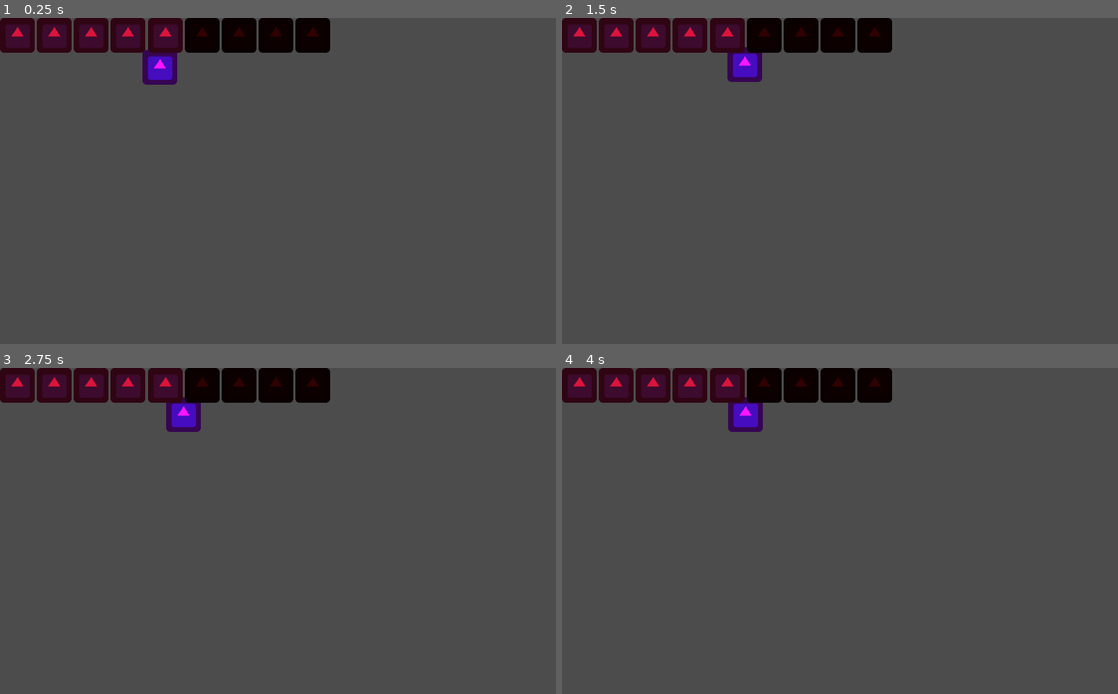
Above: before the commit, frames 1-4 (two rows, left to right).
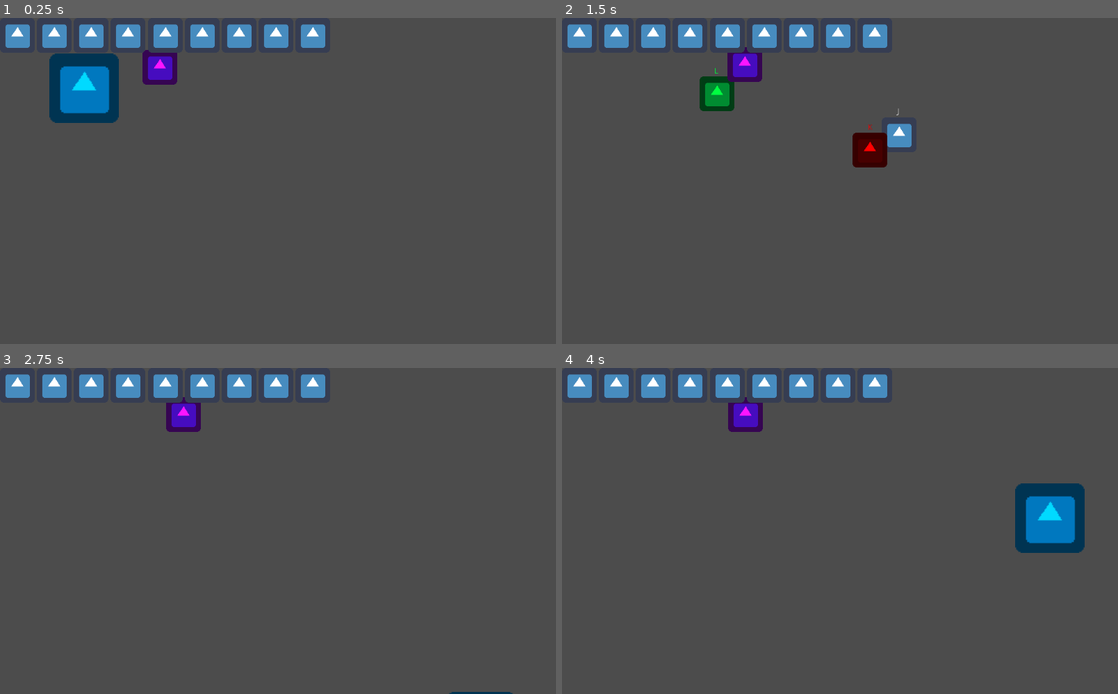
Above: after the commit, the same moments.

Repository: Phischermen/GMTK-JAM-2021
Game: Godot game, scene res://CerbusTest.tscn
The game is run twice, just before and just after one commit, with the same random seed, the same clock (stepped at 60 frames per second) and the same inputs. The engine's default icon, where the game draws it, is replaced by a stand-in: a white triangle on a blue panel in a dark square.
Inputs:
- Up to frame 1 (0.25 s): no input
- Up to frame 2 (1.5 s): tap Enter at 0.5 s; hold D (move_right) 0.53-1.28 s; hold Space (join_together_or_break_apart) 0.53-1.28 s; hold S (move_down) from 1.28 s (still down); tap Space (join_together_or_break_apart) at 1.35 s
- Up to frame 3 (2.75 s): release S (move_down) at 2.03 s; hold D (move_right) from 2.03 s (still down); hold Space (join_together_or_break_apart) from 2.03 s (still down)
- Up to frame 4 (4 s): release D (move_right) at 2.78 s; release Space (join_together_or_break_apart) at 2.78 s; hold W (move_up) 2.78-3.53 s; tap Space (join_together_or_break_apart) at 2.85 s; hold A (move_left) from 3.53 s (still down); hold Space (join_together_or_break_apart) from 3.53 s (still down)

The runs differ from the first frame. In frame 1, 8.6% of the frame differs, in the area x 0-60%, y 0-33%; in frame 2, 7.5%; in frame 3, 6.0%; in frame 4, 8.6%.
Error before the commit: Unable to iterate on object of type 'Object'. (res://Actors/cerberus_manager.gd:29)

Commit message:
Heart display now initializes displayed cerbus's max health

Diff:
--- a/SYNTHA-6/Actors/cerberus_manager.gd
+++ b/SYNTHA-6/Actors/cerberus_manager.gd
@@ -8,7 +8,7 @@
 onready var cerberus = $Cerberus
 
 onready var health_counter = $CanvasLayer/HeartCounter
-var health = 9 #TODO Make health not hardcoded
+export var health = 9 #TODO Make health not hardcoded
 var iframes = 0
 
 var cerberus_joined = true
@@ -23,10 +23,12 @@
 
 # Called when the node enters the scene tree for the first time.
 func _ready():
+	# Initialize health
+	health_counter.set_max_health(health)
 	# Initialize joined
 	for c in solo_cerberus:
 		remove_child(c)
-	for d in get_tree():
+	for d in get_tree().get_nodes_in_group("Dog"):
 		d.connect("took_damage", self, "update_health")
 	pass # Replace with function body.
 
@@ -34,7 +36,7 @@
 func _process(delta):
 	# Iframes
 	iframes = max(0, iframes - 1)
-	visible = iframes % 2
+	visible = (iframes % 2) == 0
 	# Get conjoin position
 	var target_conjoin_point = Vector2.ZERO
 	var one_cerbus_is_not_close_enough = false
@@ -43,7 +45,6 @@
 		for c in solo_cerberus:
 			if c.global_position.distance_to(target_conjoin_point) > cerberus_join_distance:
 				one_cerbus_is_not_close_enough = true
-				print(c.global_position.distance_to(target_conjoin_point))
 	if Input.is_action_pressed("join_together_or_break_apart") && cerberus_has_joined_and_player_has_not_released_join_button == false:
 		if cerberus_joined == false:
 			# Make cerberus converge at the average position between the dogs
--- a/SYNTHA-6/HealthCounter.gd
+++ b/SYNTHA-6/HealthCounter.gd
@@ -17,6 +17,8 @@
 func set_max_health(amount):
 	for child in $HBoxContainer.get_children():
 		child.queue_free()
+	for i in range(amount):
+		$HBoxContainer.add_child(heart.duplicate())
 
 
 func set_health(amount):
